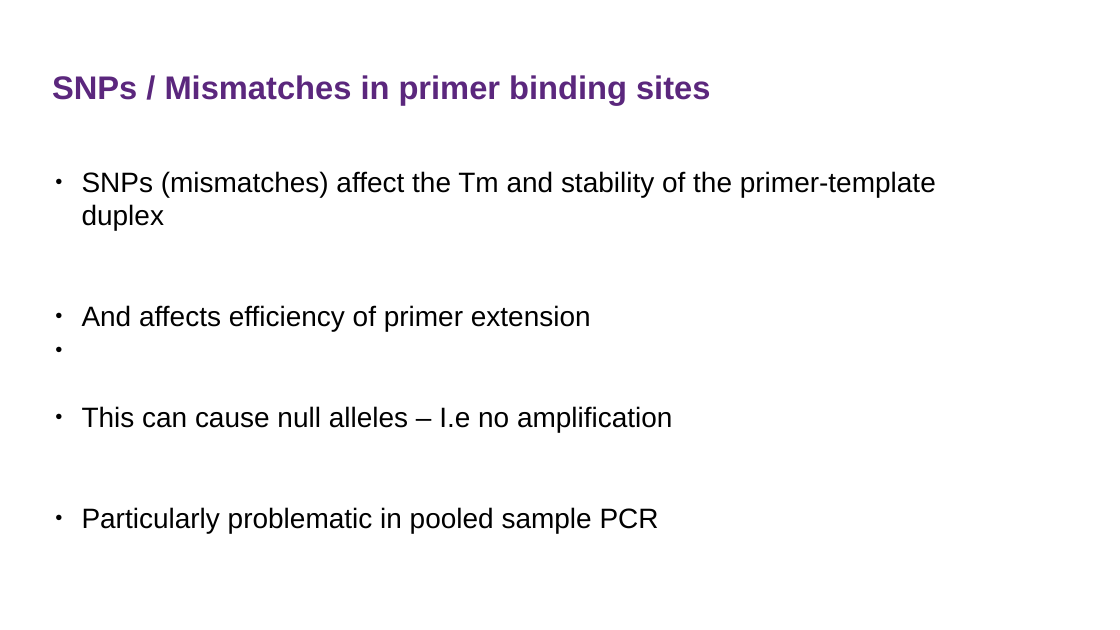
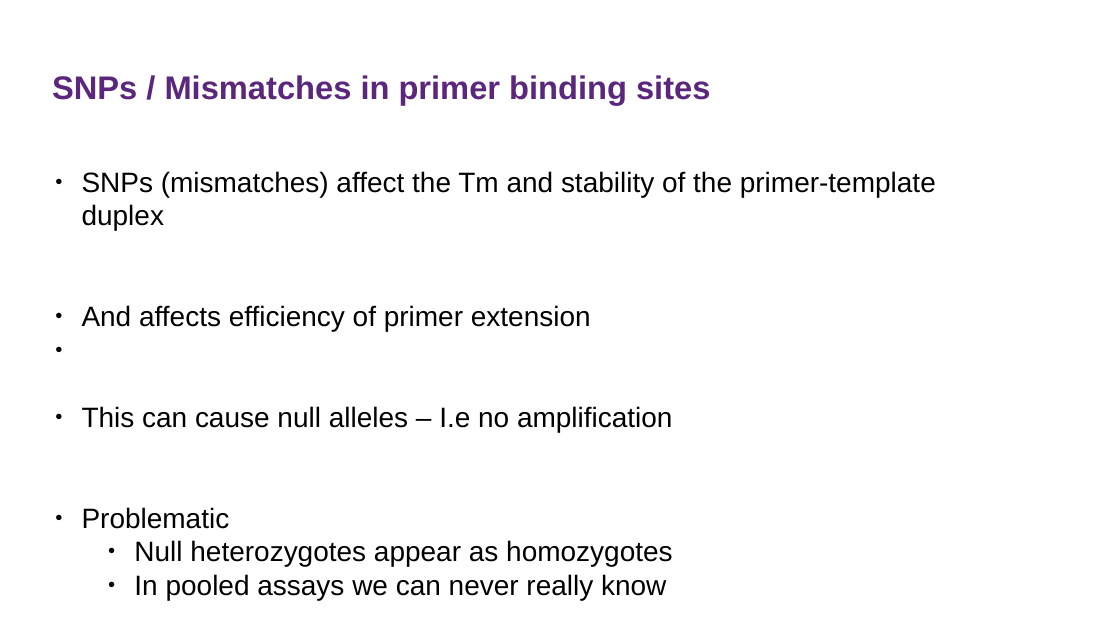
Before and after one commit to sanjaynagi/AnoPrimer, a slide deck: slide 19 of docs/agamPrimer.odp (slide 17 before the commit). Drawn at 1120x630 pixels with LibreOffice and Linux fonts; fonts in the diff are those of the drawing; background and template pictures are left out. Boxes give left, top, right and bottom in pixels: in the first picture for what was removed or moved away, otherwise in the second. Text is boxed around its words. In the diff, an @@ line names an element or a change of style, - is before the commit and + after.

```diff
--- a/docs/agamPrimer.odp
+++ b/docs/agamPrimer.odp
@@ text at (82,507,672,600): text changed @@
-● Particularly problematic in pooled sample PCR
+● Problematic
+    ● Null heterozygotes appear as homozygotes
+    ● In pooled assays we can never really know
```
Also in this commit, not shown: 2 slides added, 2 other files.
